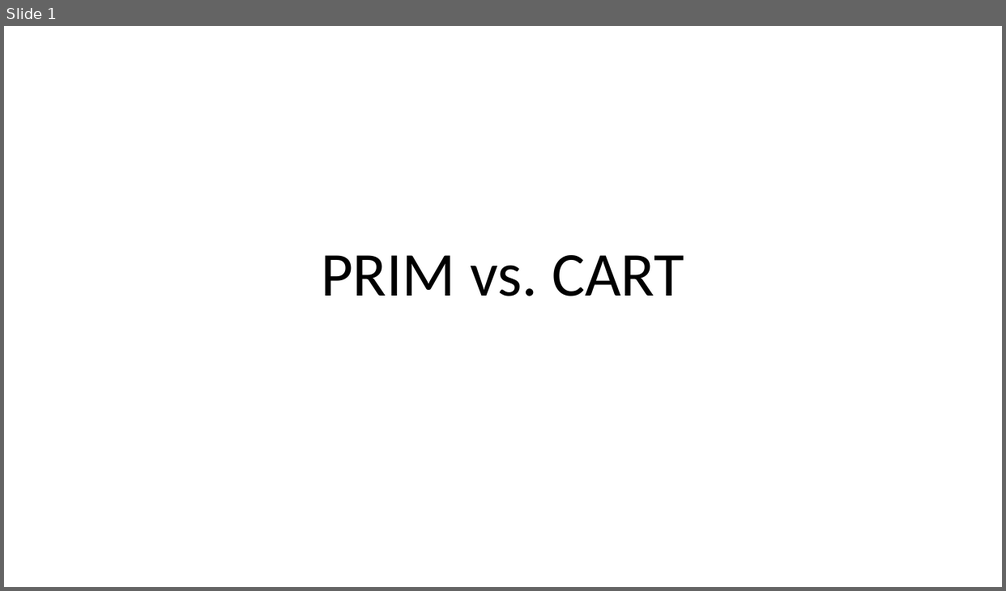
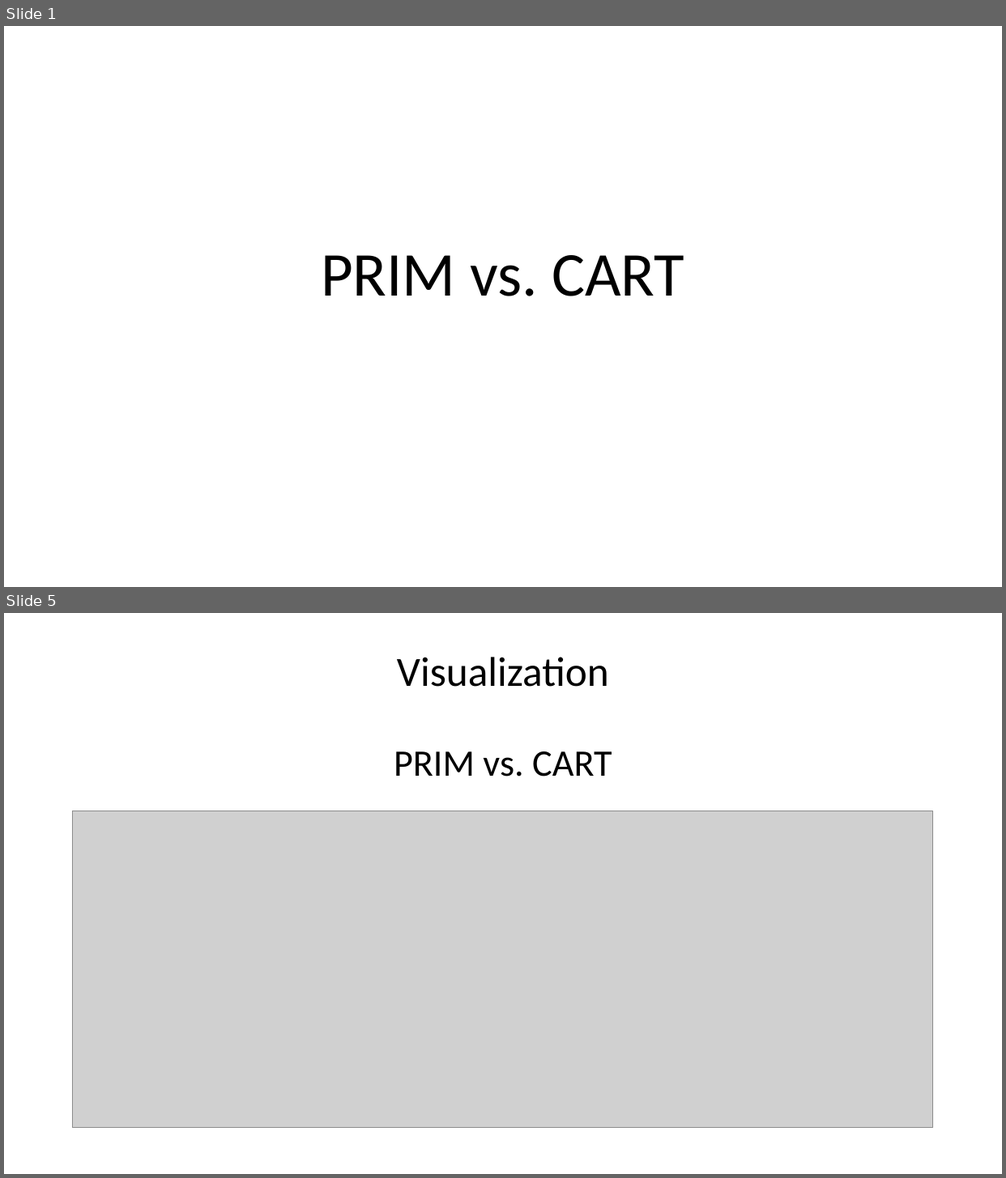
Before and after one commit to madelinemacmillan/PhD, a slide deck: Prim.VS.Cart.pptx. Shown one above the other, each under a label of ours: slide 1 before the commit, slides 1 and 5 after it; the slides between them are not shown. The pictures are 1006x591 and 1006x1178 pixels, drawn with LibreOffice and Linux fonts; fonts in the diff are those of the drawing; grey boxes stand for pictures. Boxes give left, top, right and bottom in pixels: in the first picture for what was removed or moved away, otherwise in the second. Text is boxed around its words. In the diff, an @@ line names an element or a change of style, - is before the commit and + after.

Commit message:
completed prim vs cart powerpoint

```diff
--- a/Prim.VS.Cart.pptx
+++ b/Prim.VS.Cart.pptx
@@ slide 5 added at [4,613,1002,1174], background #FFFFFF @@
@@ title added at [397,657,609,687], 40 pt, text #000000 @@
+Visualization
@@ text added at [394,752,612,777], 36 pt, text #000000 @@
+PRIM vs. CART
@@ picture added at [72,811,933,1128] @@
```
Also in this commit, not shown: 2 slides changed, 4 other slides added.
